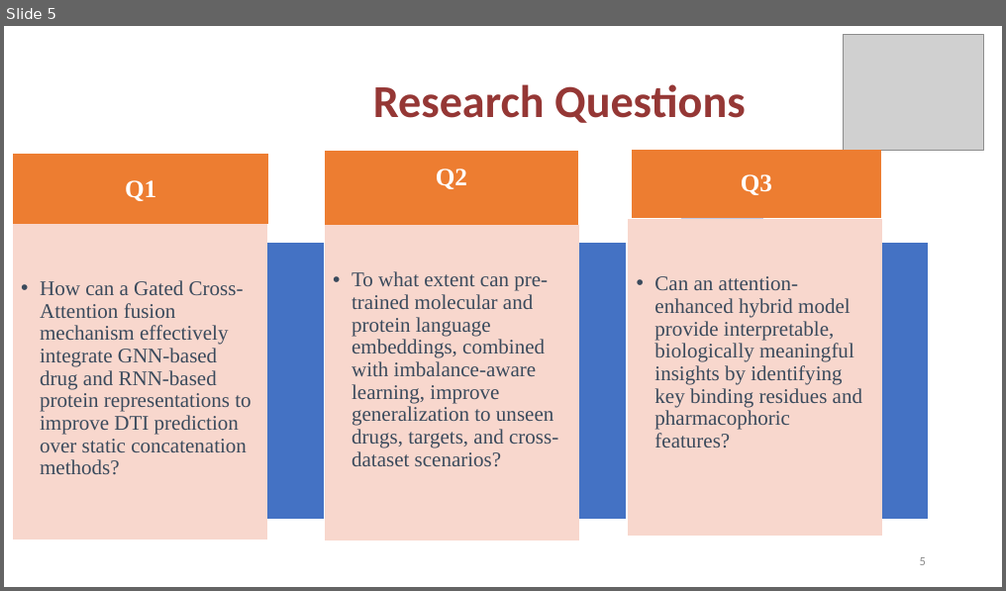
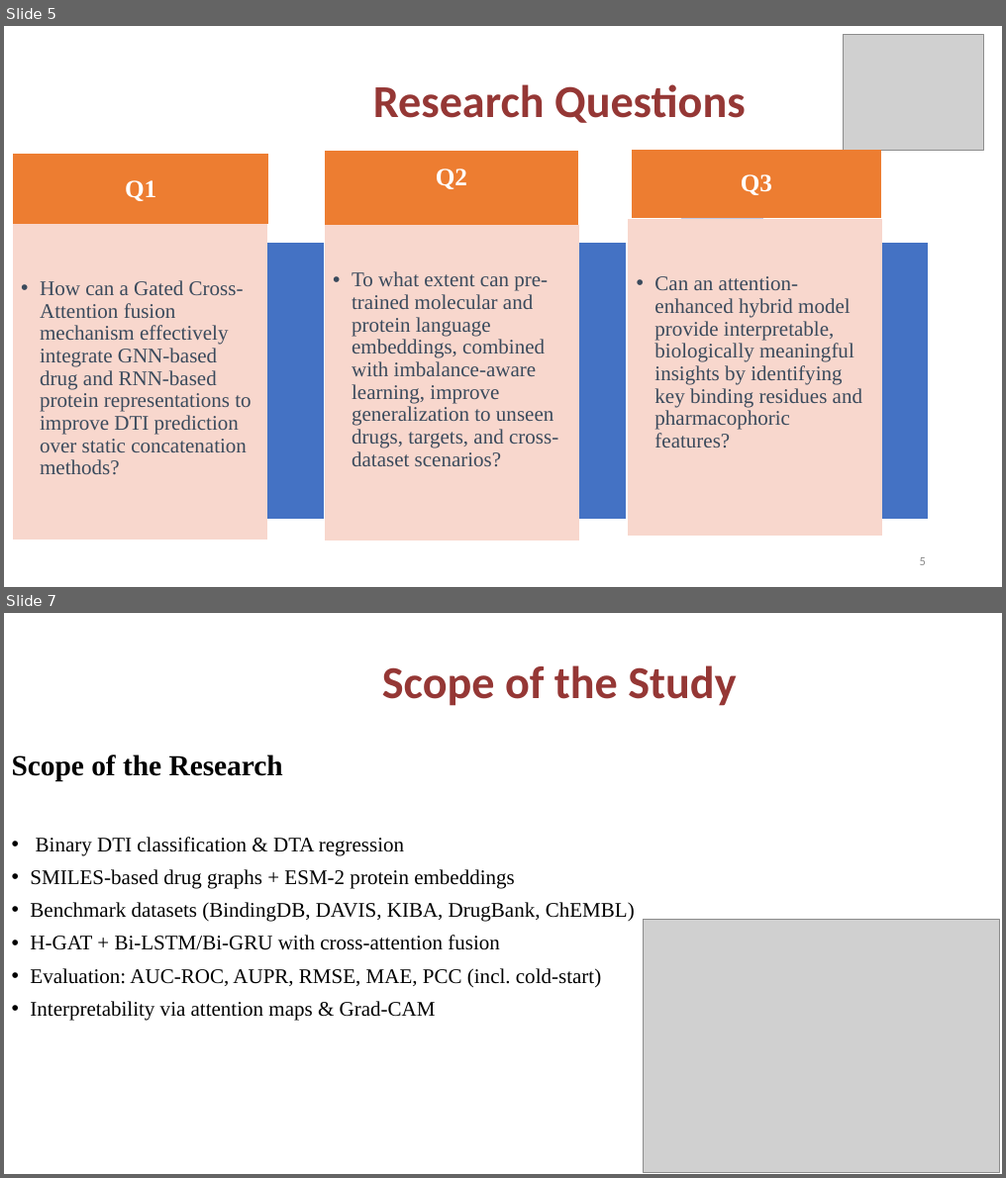
Before and after one commit to jamcy98/Modeling-DTI, a slide deck: Draft_Proposal_Slides.pptx. Shown one above the other, each under a label of ours: slide 5 before the commit, slides 5 and 7 after it; the slides between them are not shown. The pictures are 1006x591 and 1006x1178 pixels, drawn with LibreOffice and Linux fonts; fonts in the diff are those of the drawing; grey boxes stand for pictures; background and template pictures are left out. Boxes give left, top, right and bottom in pixels: in the first picture for what was removed or moved away, otherwise in the second. Text is boxed around its words. In the diff, an @@ line names an element or a change of style, - is before the commit and + after.

```diff
--- a/Draft_Proposal_Slides.pptx
+++ b/Draft_Proposal_Slides.pptx
@@ slide 7 added at (4,613,1002,1174), background picture (left out) @@
@@ text added at (382,665,736,706), 44 pt, text #953735, bold @@
+Scope of the Study
@@ text added at (12,755,635,1021), 20 pt, text #000000 @@
+Scope of the Research
+• Binary DTI classification & DTA regression
+• SMILES-based drug graphs + ESM-2 protein embeddings
+• Benchmark datasets (BindingDB, DAVIS, KIBA, DrugBank, ChEMBL)
+• H-GAT + Bi-LSTM/Bi-GRU with cross-attention fusion
+• Evaluation: AUC-ROC, AUPR, RMSE, MAE, PCC (incl. cold-start)
+• Interpretability via attention maps & Grad-CAM
@@ picture added at (644,919,999,1173) @@
```
Also in this commit, not shown: 7 slides changed, 7 other slides added, 3 slides removed, 52 other files.
